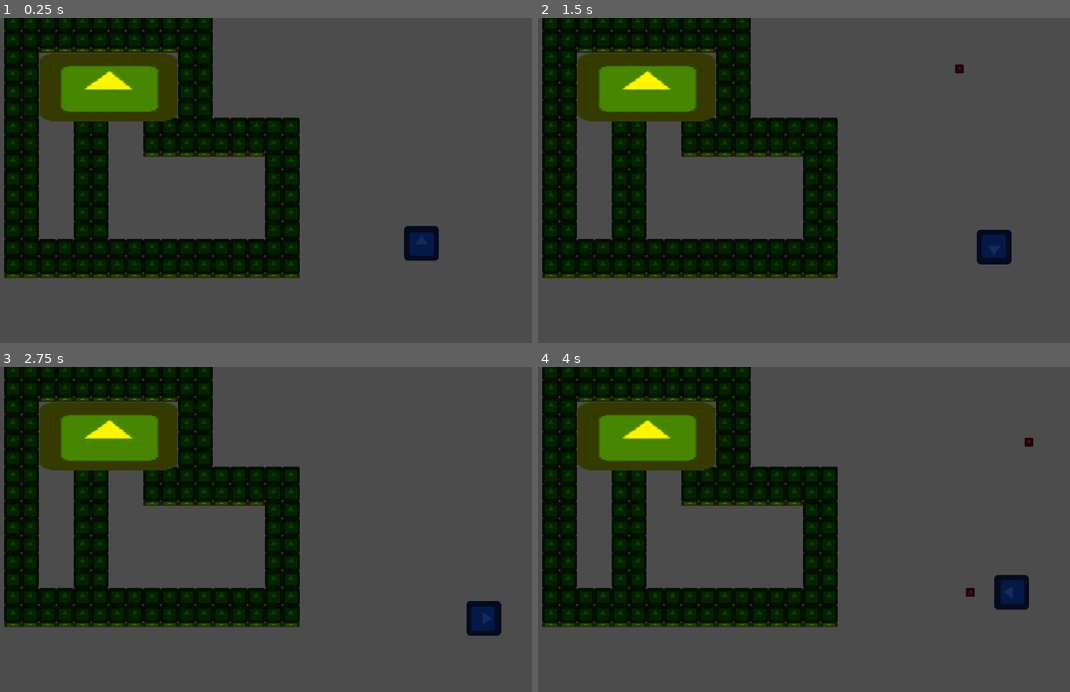
Above: before the commit, frames 1-4 (two rows, left to right).
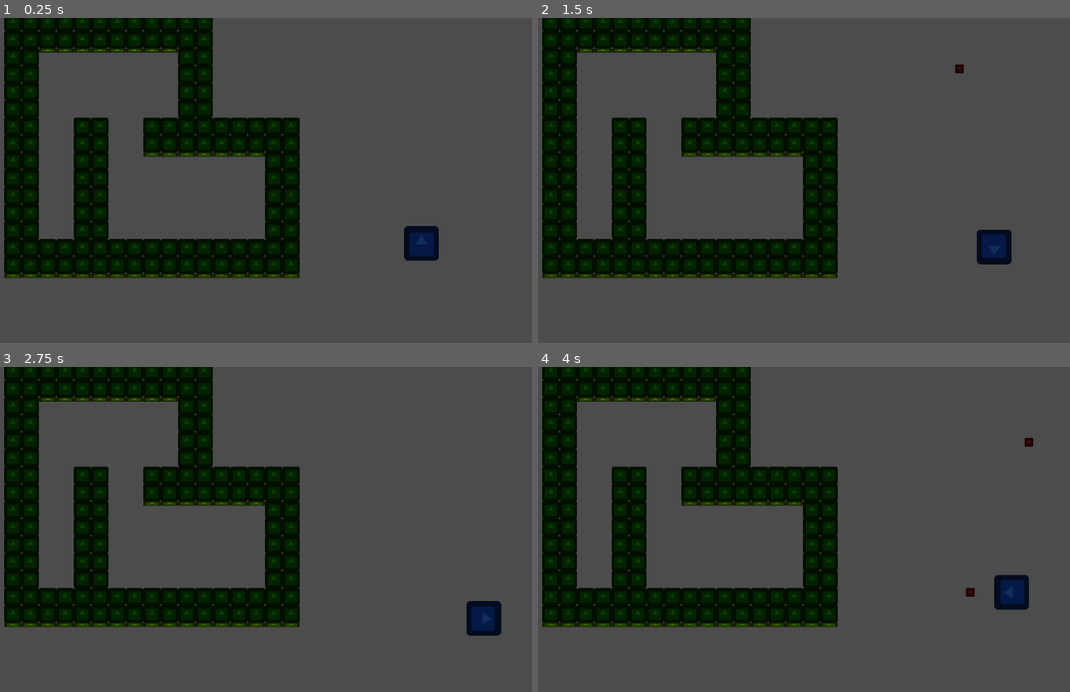
Above: after the commit, the same moments.

Repository: Godot-en-Espanol/Node-City
Game: Godot game, scene res://Prototipos/Prototipo.tscn
The game is run twice, just before and just after one commit, with the same random seed, the same clock (stepped at 60 frames per second) and the same inputs. The engine's default icon, where the game draws it, is replaced by a stand-in: a white triangle on a blue panel in a dark square.
Inputs:
- Up to frame 1 (0.25 s): no input
- Up to frame 2 (1.5 s): tap Enter (ui_accept) at 0.5, 0.77 s; hold Right (ui_right) 0.53-1.28 s; hold Down (ui_down) from 1.28 s (still down)
- Up to frame 3 (2.75 s): tap Enter (ui_accept) at 1.52 s; release Down (ui_down) at 2.03 s; hold Right (ui_right) from 2.03 s (still down)
- Up to frame 4 (4 s): release Right (ui_right) at 2.78 s; hold Up (ui_up) 2.78-3.53 s; tap Enter (ui_accept) at 3.02, 3.77 s; hold Left (ui_left) from 3.53 s (still down)

The runs differ from the first frame. In frame 1, 5.4% of the frame differs, in the area x 7-34%, y 10-32%; in frame 2, 5.4%; in frame 3, 5.4%; in frame 4, 5.4%.

Commit message:
remove tree2

Diff:
--- a/Proyecto/Prototipos/Prototipo.tscn
+++ b/Proyecto/Prototipos/Prototipo.tscn
@@ -1,10 +1,9 @@
-[gd_scene load_steps=8 format=2]
+[gd_scene load_steps=6 format=2]
 
 [ext_resource path="res://Prototipos/Tank/Tank.tscn" type="PackedScene" id=1]
 [ext_resource path="res://icon.png" type="Texture" id=2]
 [ext_resource path="res://Prototipos/TileMap.gd" type="Script" id=3]
 [ext_resource path="res://Prototipos/Brik/RigidBody2D.tscn" type="PackedScene" id=4]
-[ext_resource path="res://Prototipos/Tree/Tree.tscn" type="PackedScene" id=5]
 
 [sub_resource type="TileSet" id=1]
 0/name = "icon.png 0"
@@ -22,9 +21,6 @@
 0/shapes = [  ]
 0/z_index = 0
 
-[sub_resource type="RectangleShape2D" id=2]
-extents = Vector2( 30.303, 28.5714 )
-
 [node name="Prototipo" type="Node2D"]
 
 [node name="Tank" parent="." instance=ExtResource( 1 )]
@@ -37,20 +33,3 @@
 tile_data = PoolIntArray( 1, 0, 0, 2, 0, 0, 3, 0, 0, 4, 0, 0, 5, 0, 0, 6, 0, 0, 7, 0, 0, 8, 0, 0, 9, 0, 0, 10, 0, 0, 11 …(1658 unchanged characters)…
 script = ExtResource( 3 )
 brick = ExtResource( 4 )
-
-[node name="Label" type="Label" parent="."]
-margin_left = 200.0
-margin_top = 120.0
-margin_right = 240.0
-margin_bottom = 134.0
-text = "secret"
-__meta__ = {
-"_edit_use_anchors_": false
-}
-
-[node name="Tree" parent="." instance=ExtResource( 5 )]
-position = Vector2( 224, 128 )
-scale = Vector2( 3.96, 1.96 )
-
-[node name="CollisionShape2D" type="CollisionShape2D" parent="Tree"]
-shape = SubResource( 2 )
--- a/Proyecto/Prototipos/Tree/Tree.gd
+++ /dev/null
@@ -1,12 +0,0 @@
-extends Area2D
-
-
-
-func _on_Tree_area_entered(area):
-	visible = false
-
-
-
-
-func _on_Tree_area_exited(area):
-	visible = true
--- a/Proyecto/Prototipos/Tree/Tree.tscn
+++ /dev/null
@@ -1,16 +0,0 @@
-[gd_scene load_steps=3 format=2]
-
-[ext_resource path="res://icon.png" type="Texture" id=1]
-[ext_resource path="res://Prototipos/Tree/Tree.gd" type="Script" id=2]
-
-[node name="Tree" type="Area2D"]
-collision_layer = 0
-collision_mask = 2
-script = ExtResource( 2 )
-
-[node name="icon" type="Sprite" parent="."]
-modulate = Color( 1, 0.960784, 0, 1 )
-texture = ExtResource( 1 )
-
-[connection signal="area_entered" from="." to="." method="_on_Tree_area_entered"]
-[connection signal="area_exited" from="." to="." method="_on_Tree_area_exited"]
